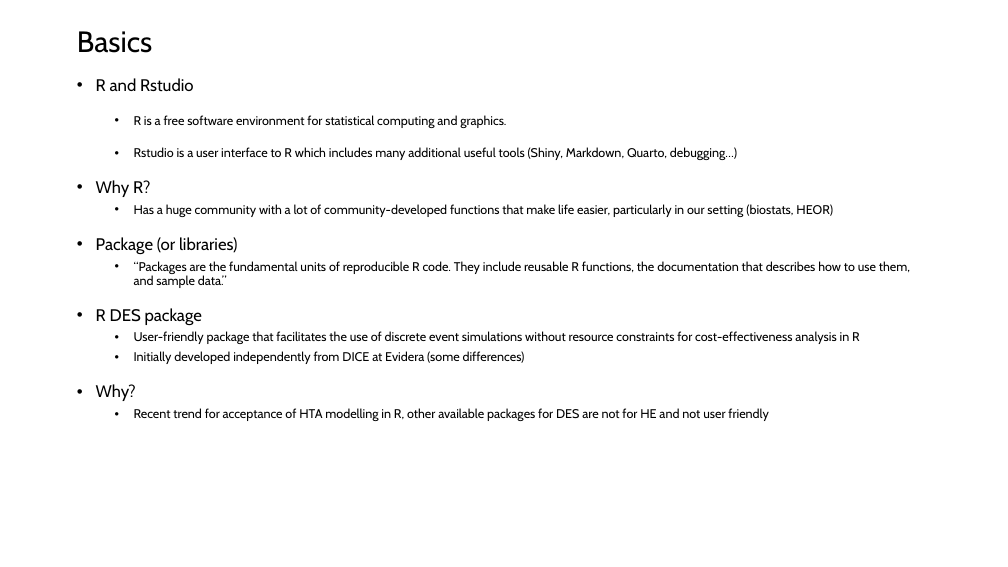
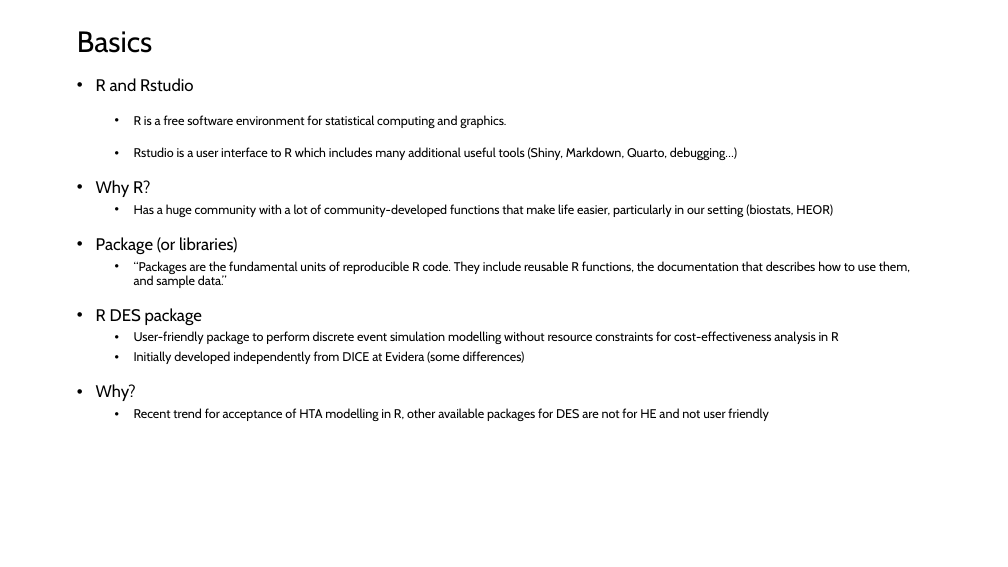
Before and after one commit to jsanchezalv/WARDEN, a slide deck: slide 2 of other docs/RDICE_presentation.pptx. Drawn at 1008x567 pixels with LibreOffice and Linux fonts; fonts in the diff are those of the drawing. Boxes give left, top, right and bottom in pixels: in the first picture for what was removed or moved away, otherwise in the second. Text is boxed around its words. In the diff, an @@ line names an element or a change of style, - is before the commit and + after.

Commit message:
Update slide deck

```diff
--- a/other docs/RDICE_presentation.pptx
+++ b/other docs/RDICE_presentation.pptx
@@ text at (134, 331, 839, 344): text changed @@
-  • User-friendly package that facilitates the use of discrete event simulations without resource constraints for cost-effectiveness analysis in R
+  • User-friendly package to perform discrete event simulation modelling without resource constraints for cost-effectiveness analysis in R
```
Also in this commit, not shown: 1 other slide changed.
